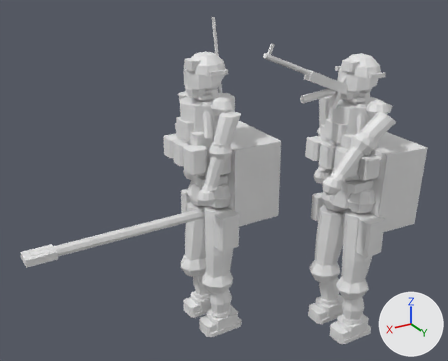
A saved change to the glTF model art/meshes/yahalom_squad.glb.
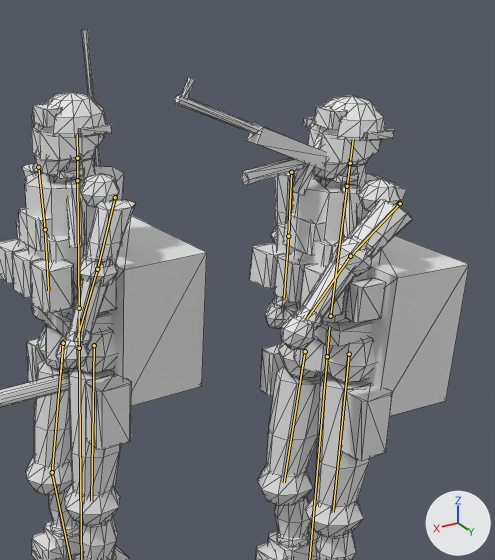
Old and new are each drawn whole from a camera (50 mm lens) standing at (1.91, 2.64, 2.34) and looking at (0.32, -0.01, 1.01) and again close up on the part from 37% to 99% of the width and 0% to 87% of the height. Arrows for +X, +Y and +Z are at lower right; the lights stay in place. The first two pictures are the older version. Both versions are drawn at frame 1 of the action 'fire'; the numbers are the values there. The bones that change, and the others that lie on the model, are drawn over the model as lines in the close-ups. The close-ups show mesh edges as thin lines.

Objects in the first close-up: 'boot', 'metal', 'uniform', 'weapon', 'webbing'.
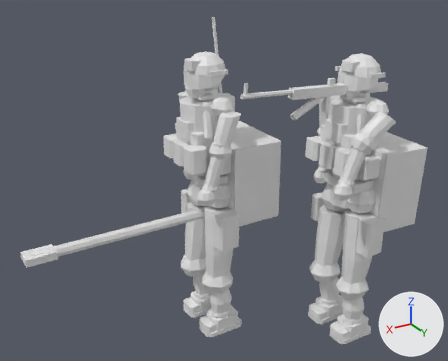
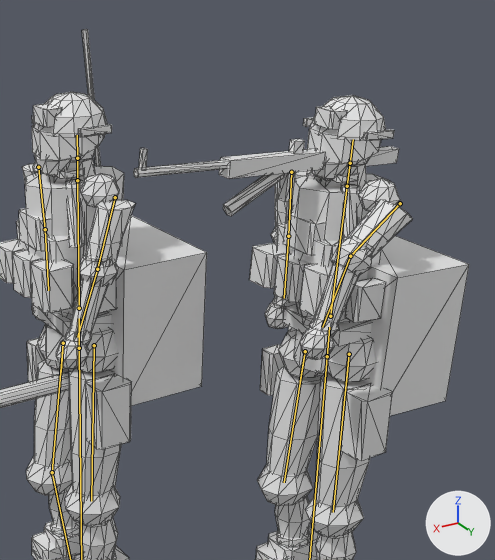
Diff of the bpy script that builds the scene:
```diff
--- a/art/meshes/yahalom_squad.glb.py
+++ b/art/meshes/yahalom_squad.glb.py
@@ bone_yah_b_forearm_r @@
 bone_yah_b_forearm_r = bpy.data.objects['rig'].pose.bones['yah_b_forearm_R']  # child of 'yah_b_upperarm_R'
-bone_yah_b_forearm_r.rotation_quaternion = (0.992, 0.0, -0.002, 0.125)  # degrees (0, 0, 14)
+bone_yah_b_forearm_r.rotation_quaternion = (0.956, 0.0, -0.006, 0.295)  # degrees (0, -1, 34)
```

Changed parts and their boxes [x1, y1, x2, y2] in the close-ups (495 x 560 px):
'webbing', posed: [0, 134, 469, 537] in both
'uniform', posed: [16, 92, 413, 560] in both
'weapon', posed: before [0, 77, 407, 408]; after [0, 139, 399, 408]
bone 'yah_b_forearm_R', root to tip: before (350, 256) to (306, 319); after (350, 256) to (322, 327)
